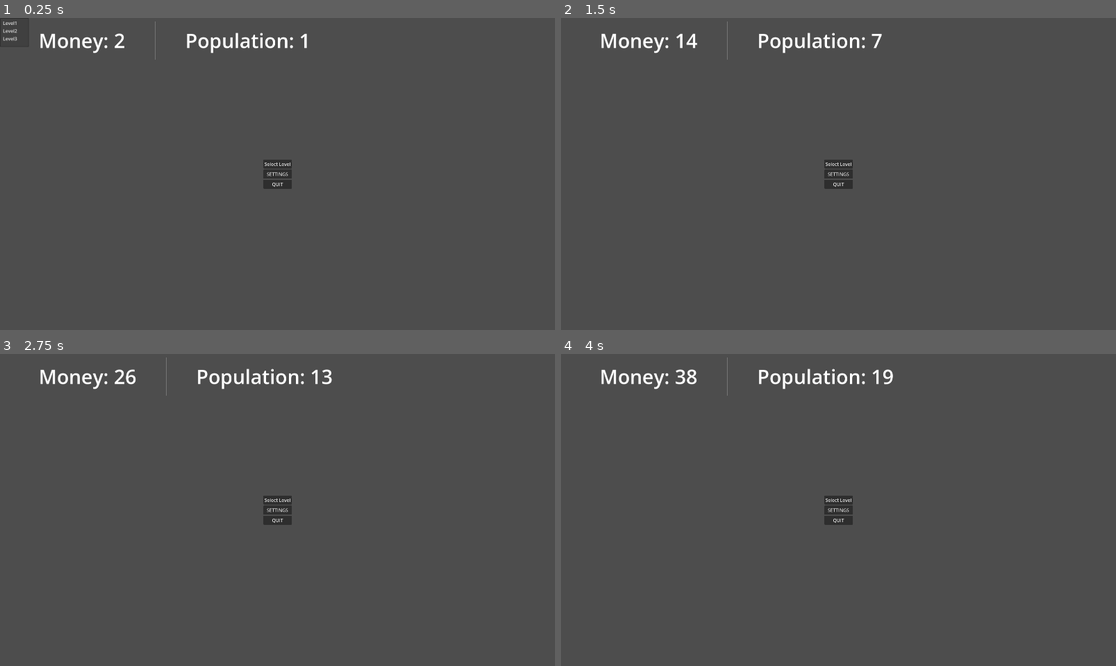
Above: before the commit, frames 1-4 (two rows, left to right).
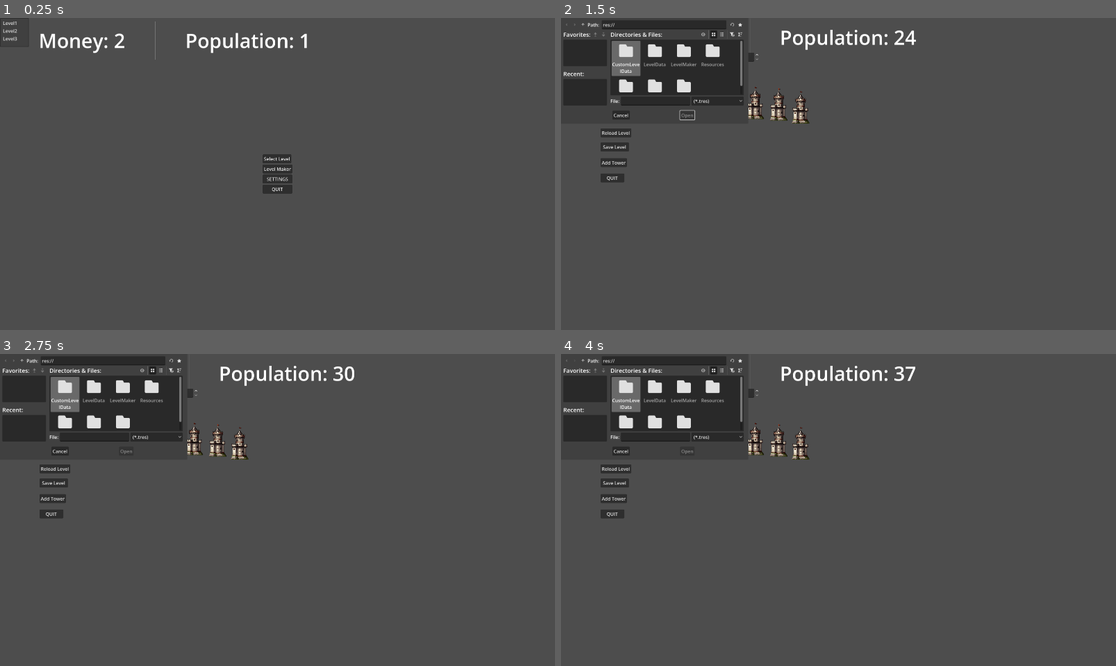
Above: after the commit, the same moments.

Repository: TLS15/FIRSTHIT
Game: Godot game, scene res://Scenes/game_master.tscn
Same seed, same stepped clock (60 frames per second), same inputs: the game is played once before the commit and once after it.
Inputs (mouse positions are in pixels of both pictures, inside the frame that each line leads up to):
- Up to frame 1 (0.25 s): no input
- Up to frame 2 (1.5 s): click (838, 167) at 0.5 s, where only the run after the commit has a clickable "Level Maker"; click (622, 117) at 1.25 s, where only the run after the commit has a clickable "Load Custom Level"
- Up to frame 3 (2.75 s): click (16, 360) at 2.02 s
- Up to frame 4 (4 s): click (577, 360) at 2.77 s; click (583, 360) at 3.52 s

The runs differ from the first frame. In frame 1, 0.4% of the frame differs, in the area x 47-53%, y 43-57%; in frame 2, 9.4%; in frame 3, 9.4%, in the area x 0-64%, y 0-55%; in frame 4, 9.4%.

Commit message:
loading levels from file explorer

Diff:
--- a/LevelMaker/level_tester.gd
+++ b/LevelMaker/level_tester.gd
@@ -109,3 +109,11 @@
 
 func reload_level() -> void:
 	load_level(level)
+
+
+func _on_load_custom_level_pressed() -> void:
+	$UIMaster/FileDialog.show()
+
+
+func _on_file_dialog_file_selected(path: String) -> void:
+	load_level(load(path))
--- a/LevelMaker/level_tester.tscn
+++ b/LevelMaker/level_tester.tscn
@@ -230,6 +230,19 @@
 offset_bottom = 413.0
 text = "Reload Level"
 
+[node name="LoadCustomLevel" type="Button" parent="UIMaster" unique_id=1648233762]
+layout_mode = 0
+offset_left = 137.0
+offset_top = 333.0
+offset_right = 291.0
+offset_bottom = 364.0
+text = "Load Custom Level"
+
+[node name="FileDialog" type="FileDialog" parent="UIMaster" unique_id=1074185836]
+title = "Open a File"
+file_mode = 0
+filters = PackedStringArray("*.tres")
+
 [node name="Towers" type="Node2D" parent="." unique_id=750227807]
 
 [node name="Node2D" type="Node2D" parent="Towers" unique_id=1406181593]
@@ -246,3 +259,5 @@
 [connection signal="item_selected" from="UIMaster/AddTower/Window/TowerType" to="UIMaster/AddTower" method="_on_tower_type_item_selected"]
 [connection signal="pressed" from="UIMaster/SaveLevel" to="." method="_on_save_level_pressed"]
 [connection signal="pressed" from="UIMaster/ReloadLevel" to="." method="reload_level"]
+[connection signal="pressed" from="UIMaster/LoadCustomLevel" to="." method="_on_load_custom_level_pressed"]
+[connection signal="file_selected" from="UIMaster/FileDialog" to="." method="_on_file_dialog_file_selected"]
--- a/Scenes/game_master.tscn
+++ b/Scenes/game_master.tscn
@@ -51,6 +51,10 @@
 accessibility_name = "Select Level"
 script = ExtResource("3_djvcl")
 
+[node name="LevelMaker" type="Button" parent="UIMaster/MainMenu/VBoxContainer" unique_id=1739036598]
+layout_mode = 2
+text = "Level Maker"
+
 [node name="Settings" type="Button" parent="UIMaster/MainMenu/VBoxContainer" unique_id=929830691]
 layout_mode = 2
 text = "SETTINGS"
@@ -90,4 +94,5 @@
 [node name="LevelManager" parent="." unique_id=837912548 instance=ExtResource("1_5yk56")]
 
 [connection signal="index_pressed" from="UIMaster/MainMenu/VBoxContainer/Levels/SelectLevel" to="." method="_on_select_level_index_pressed"]
+[connection signal="pressed" from="UIMaster/MainMenu/VBoxContainer/LevelMaker" to="." method="_on_level_maker_pressed"]
 [connection signal="pressed" from="UIMaster/MainMenu/VBoxContainer/Quit" to="." method="_on_quit_pressed"]
--- a/Scripts/game_master.gd
+++ b/Scripts/game_master.gd
@@ -16,3 +16,9 @@
 	var level: LevelResource = load("res://LevelData/Level" + str(index + 1) + ".tres")
 	$LevelManager.load_level(level)
 	$LevelManager.process_mode=Node.PROCESS_MODE_INHERIT
+
+
+func _on_level_maker_pressed() -> void:
+
+	add_child(load("res://LevelMaker/level_tester.tscn").instantiate())
+	$UIMaster.hide()
